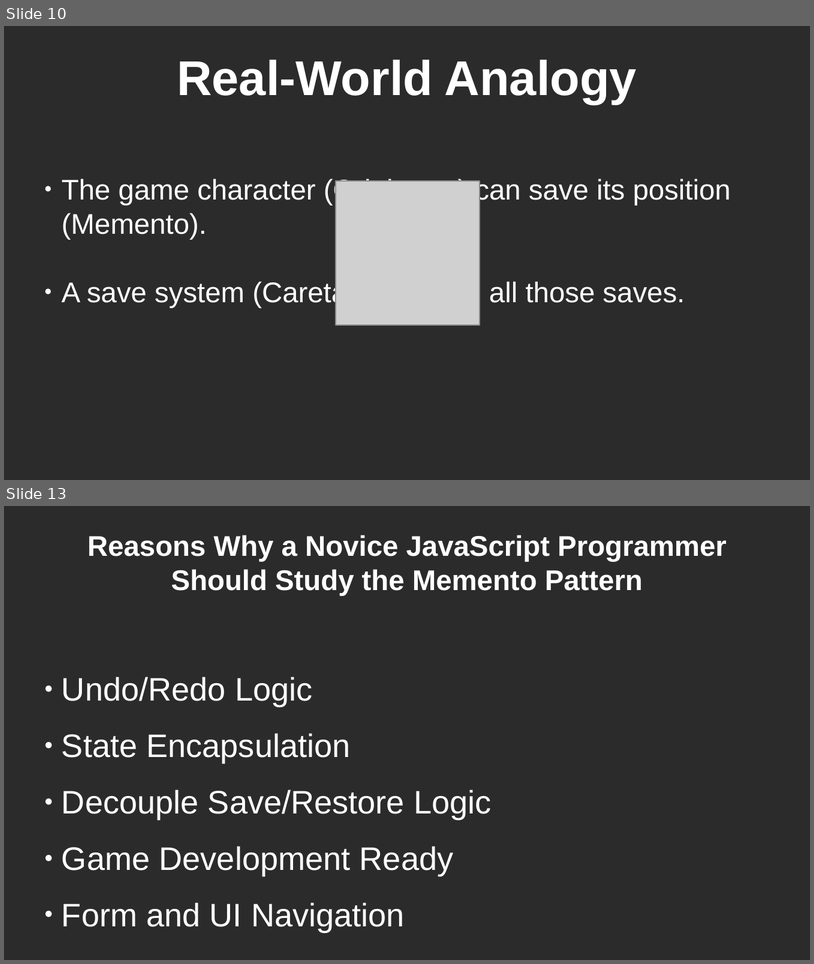
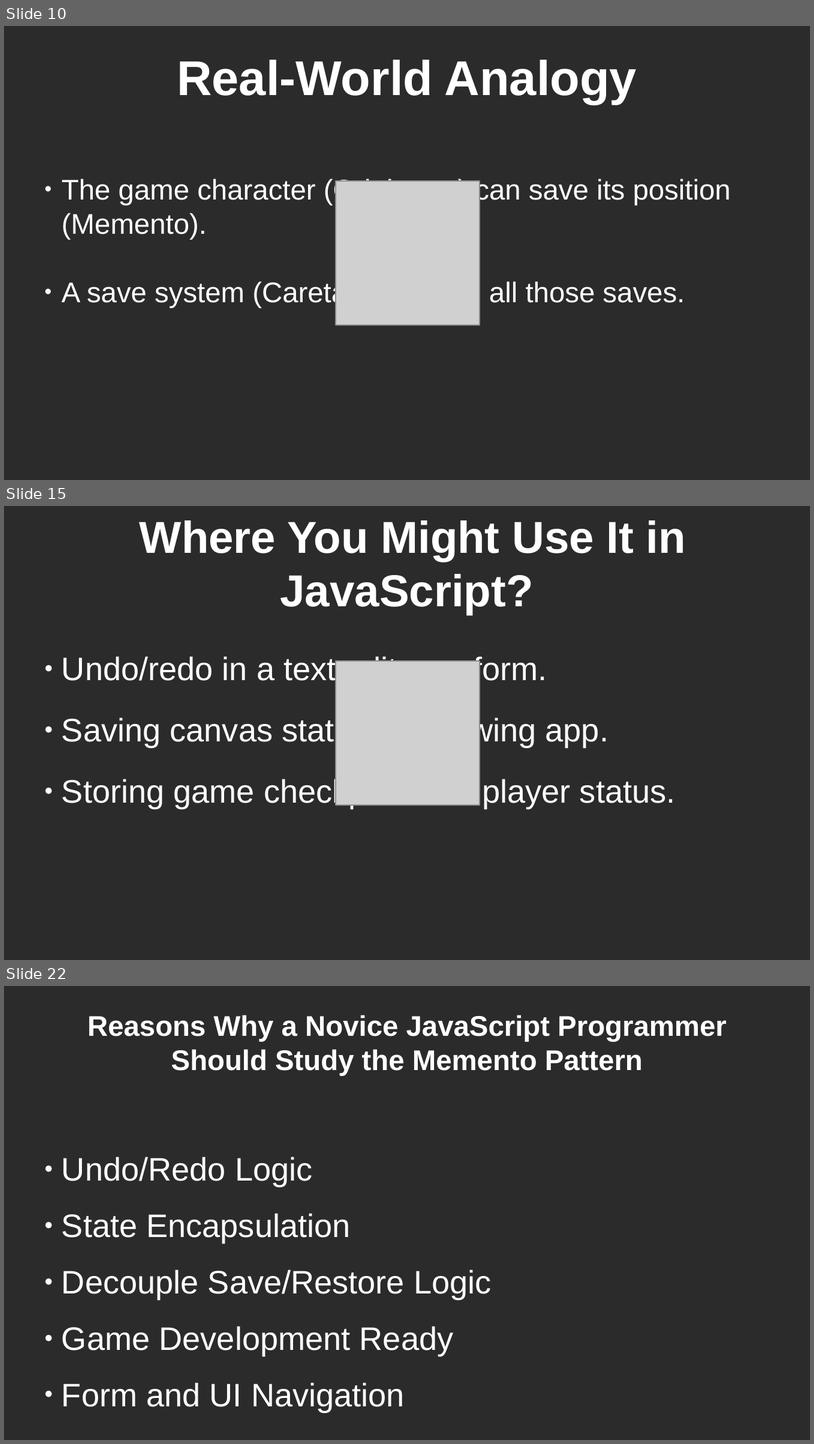
Before and after one commit to RayAndrade/JavaScriptStudy, a slide deck: Behavioral/Memento/intro.odp. Shown one above the other, each under a label of ours: slides 10 and 13 before the commit, slides 10, 15 and 22 after it; the slides between them are not shown. The pictures are 814x964 and 814x1444 pixels, drawn with LibreOffice and Linux fonts; fonts in the diff are those of the drawing; grey boxes stand for pictures; background and template pictures are left out; a plain dark background stands for a picture behind light text. Boxes give left, top, right and bottom in pixels: in the first picture for what was removed or moved away, otherwise in the second. Text is boxed around its words. In the diff, an @@ line names an element or a change of style, - is before the commit and + after.

```diff
--- a/Behavioral/Memento/intro.odp
+++ b/Behavioral/Memento/intro.odp
@@ slide 15 added at <box>4,506,810,960</box>, background picture (left out) @@
@@ title added at <box>140,520,686,615</box>, 44 pt, text #FFFFFF, bold @@
+Where You Might Use It in JavaScript?
@@ subtitle added at <box>62,655,675,808</box>, 32 pt, text #FFFFFF @@
+● Undo/redo in a text editor or form.
+● Saving canvas state in a drawing app.
+● Storing game checkpoints or player status.
@@ picture added at <box>336,661,480,805</box> @@
@@ what was slide 13 is now slide 22 @@
```
Also in this commit, not shown: 3 slides changed, 8 other slides added, 12 other files.
